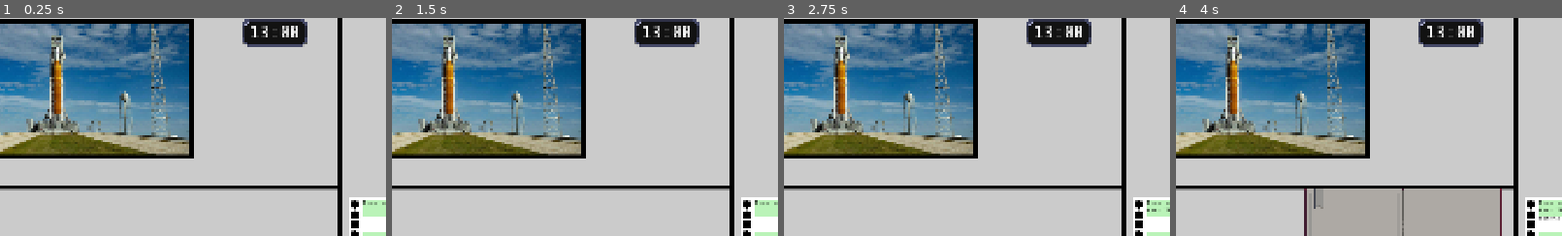
Above: before the commit, frames 1-4 (left to right).
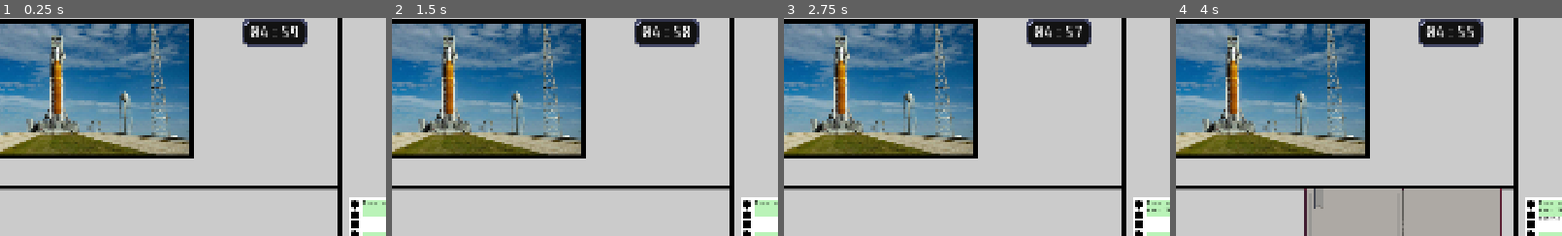
Above: after the commit, the same moments.

Repository: bukit3point0/gmtk2026
Game: Godot game, scene res://scenes/game_root.tscn
The game is run twice, just before and just after one commit, with the same random seed, the same clock (stepped at 60 frames per second) and the same inputs.
Inputs (mouse positions are % of the whole screen's width and height, from its top left):
- Up to frame 1 (0.25 s): no input
- Up to frame 2 (1.5 s): click "Play Game" at 0.5 s; click "Play Game" at 1.25 s
- Up to frame 3 (2.75 s): click "Play Game" at 2 s
- Up to frame 4 (4 s): click "Settings" at 2.75 s; tap Enter at 3.5 s; drag from (50, 58) to (60, 28) at 3.52 s
The pictures show only the part of the screen within x 31-81%, y 4-54%; the shares and areas given below are measured in that part.

The runs differ from the first frame. In frame 1, 0.3% of the frame differs, in the area x 65-77%, y 3-9%; in frame 2, 0.3%; in frame 3, 0.3%, in the area x 65-78%, y 3-9%; in frame 4, 0.3%.

Commit message:
working countdown timer

Diff:
--- a/scenes/game.tscn
+++ b/scenes/game.tscn
@@ -3,6 +3,7 @@
 [ext_resource type="PackedScene" uid="uid://bpn3sdvipin1v" path="res://scenes/background.tscn" id="1_uwrxv"]
 [ext_resource type="Script" uid="uid://ck24iy167p2x" path="res://scripts/instruction_book.gd" id="2_lnu2h"]
 [ext_resource type="Texture2D" uid="uid://516g1g3xyua4" path="res://assets/mocks/book.png" id="2_yqjtg"]
+[ext_resource type="Script" uid="uid://ddt5ycwbcq5ai" path="res://scripts/clock.gd" id="4_iywne"]
 [ext_resource type="Texture2D" uid="uid://bcxenai86xxb3" path="res://assets/images/clock.png" id="4_lbhrr"]
 
 [sub_resource type="RectangleShape2D" id="RectangleShape2D_sn0t7"]
@@ -61,6 +62,7 @@
 shape = SubResource("RectangleShape2D_2r0jt")
 
 [node name="Clock" type="Node2D" parent="Level1" unique_id=1160452619]
+script = ExtResource("4_iywne")
 
 [node name="Sprite2D" type="Sprite2D" parent="Level1/Clock" unique_id=1344570789]
 position = Vector2(1188, 44)
--- /dev/null
+++ b/scripts/clock.gd
@@ -0,0 +1,24 @@
+extends Node2D
+
+var level_time = 300 # 5m in seconds as a default for now
+
+@onready var clock_time: RichTextLabel = $Sprite2D/MarginContainer/RichTextLabel
+
+func _ready() -> void:
+	countdown()
+
+func countdown() -> void:
+	set_time_on_clock()
+	while level_time > 0:
+		level_time -= 1
+		set_time_on_clock()
+		await get_tree().create_timer(1.0).timeout
+
+func set_time_on_clock() -> void:
+	var minutes = int(floor(level_time / 60.0))
+	var seconds = str(level_time % 60)
+	if minutes < 10:
+		minutes = "0" + str(minutes)
+	else:
+		minutes = str(minutes)
+	clock_time.text = minutes + ":" + seconds
Not shown, added: scripts/clock.gd.uid
